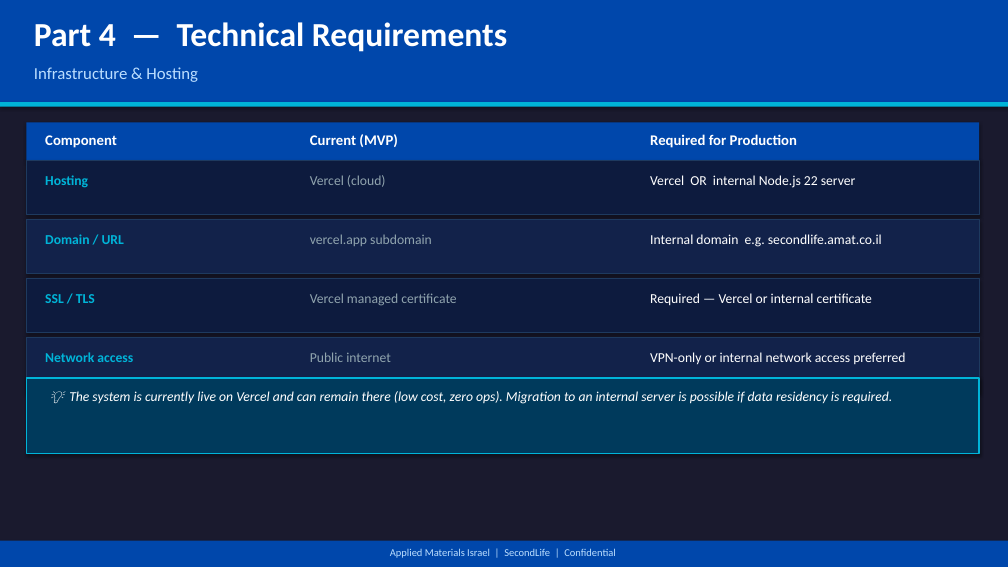
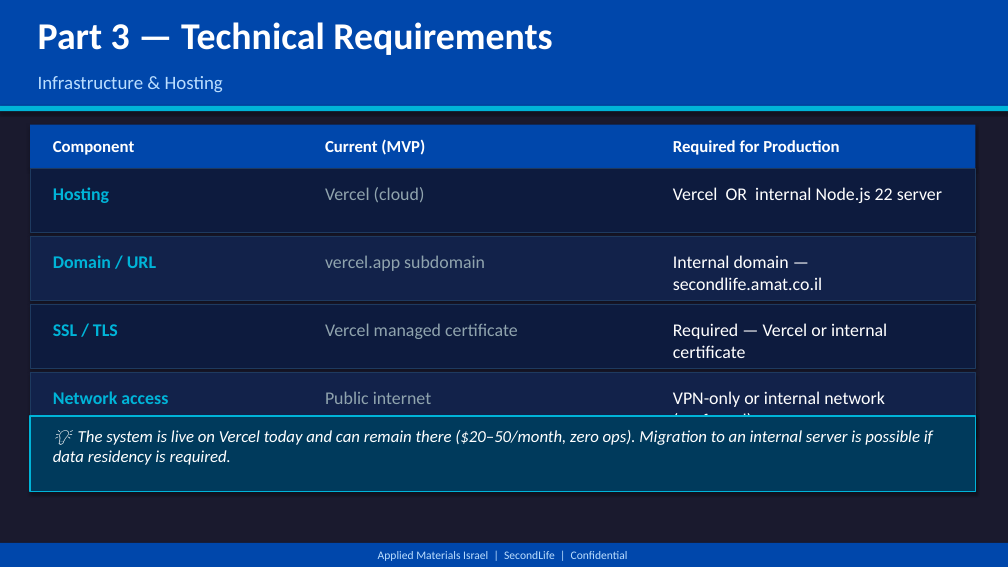
Before and after one commit to Ofekivri/MarketplaceAMAT, a slide deck: slide 8 of docs/SecondLife-IT-Presentation.pptx (slide 7 before the commit). Drawn at 1008x567 pixels with LibreOffice and Linux fonts; fonts in the diff are those of the drawing. Boxes give left, top, right and bottom in pixels: in the first picture for what was removed or moved away, otherwise in the second. Text is boxed around its words. In the diff, an @@ line names an element or a change of style, - is before the commit and + after.

```diff
--- a/docs/SecondLife-IT-Presentation.pptx
+++ b/docs/SecondLife-IT-Presentation.pptx
@@ rectangle resized from (x1=0, y1=0, x2=1008, y2=102) to (x1=0, y1=0, x2=1008, y2=106) @@
@@ text at (x1=38, y1=22, x2=552, y2=55): text changed; size 32 to 36 pt @@
-Part 4 — Technical Requirements
+Part 3 — Technical Requirements
@@ text "Infrastructure & Hosting" moved from (x1=34, y1=67, x2=198, y2=82) to (x1=38, y1=76, x2=223, y2=92) @@
@@ text "Infrastructure & Hosting" at (x1=38, y1=76, x2=223, y2=92): size 16 to 18 pt @@
@@ rectangle moved from (x1=0, y1=102, x2=1008, y2=107) to (x1=0, y1=106, x2=1008, y2=111) @@
@@ rectangle resized from (x1=26, y1=123, x2=979, y2=160) to (x1=30, y1=125, x2=975, y2=169) @@
@@ text "Component" moved from (x1=45, y1=135, x2=117, y2=148) to (x1=53, y1=141, x2=135, y2=155) @@
@@ text "Current (MVP)" moved from (x1=310, y1=134, x2=398, y2=147) to (x1=325, y1=139, x2=425, y2=155) @@
@@ size 14 to 16 pt in 3 elements at (x1=53, y1=141, x2=135, y2=155), (x1=325, y1=139, x2=425, y2=155), (x1=673, y1=140, x2=839, y2=155) @@
@@ text "Required for Production" moved from (x1=650, y1=134, x2=797, y2=148) to (x1=673, y1=140, x2=839, y2=155) @@
@@ rectangle resized from (x1=26, y1=160, x2=979, y2=215) to (x1=30, y1=169, x2=975, y2=232) @@
@@ text "Hosting" moved from (x1=45, y1=175, x2=88, y2=188) to (x1=53, y1=187, x2=109, y2=203) @@
@@ text "Vercel (cloud)" moved from (x1=310, y1=175, x2=386, y2=187) to (x1=325, y1=187, x2=425, y2=202) @@
@@ text "Vercel OR internal Node.js 22 ..." moved from (x1=650, y1=175, x2=856, y2=188) to (x1=673, y1=187, x2=942, y2=203) @@
@@ rectangle resized from (x1=26, y1=219, x2=979, y2=274) to (x1=30, y1=237, x2=975, y2=300) @@
@@ text "Domain / URL" moved from (x1=45, y1=234, x2=124, y2=244) to (x1=53, y1=255, x2=156, y2=268) @@
@@ text "vercel.app subdomain" moved from (x1=310, y1=234, x2=432, y2=246) to (x1=325, y1=255, x2=485, y2=271) @@
@@ text at (x1=673, y1=255, x2=822, y2=290): text changed; size 13 to 17 pt @@
-Internal domain e.g. secondlife.amat.co.il
+Internal domain — secondlife.amat.co.il
@@ rectangle resized from (x1=26, y1=278, x2=979, y2=333) to (x1=30, y1=305, x2=975, y2=368) @@
@@ text "SSL / TLS" moved from (x1=45, y1=294, x2=95, y2=303) to (x1=53, y1=324, x2=118, y2=336) @@
@@ text "Vercel managed certificate" moved from (x1=310, y1=293, x2=456, y2=305) to (x1=325, y1=323, x2=518, y2=339) @@
@@ text "Required — Vercel or internal ..." moved from (x1=650, y1=293, x2=872, y2=306) to (x1=673, y1=323, x2=887, y2=358) @@
@@ rectangle resized from (x1=26, y1=337, x2=979, y2=392) to (x1=30, y1=373, x2=975, y2=436) @@
@@ text "Network access" moved from (x1=45, y1=352, x2=133, y2=362) to (x1=53, y1=391, x2=168, y2=404) @@
@@ size 13 to 17 pt in 10 elements at (x1=53, y1=187, x2=109, y2=203), (x1=325, y1=187, x2=425, y2=202), (x1=673, y1=187, x2=942, y2=203), (x1=53, y1=255, x2=156, y2=268), (x1=325, y1=255, x2=485, y2=271), (x1=53, y1=324, x2=118, y2=336), (x1=325, y1=323, x2=518, y2=339), (x1=673, y1=323, x2=887, y2=358), (x1=53, y1=391, x2=168, y2=404), (x1=325, y1=391, x2=431, y2=404) @@
@@ text "Public internet" moved from (x1=310, y1=352, x2=391, y2=362) to (x1=325, y1=391, x2=431, y2=404) @@
@@ rectangle resized from (x1=26, y1=378, x2=979, y2=454) to (x1=30, y1=416, x2=975, y2=492) @@
@@ text at (x1=673, y1=391, x2=885, y2=431): text changed; size 13 to 17 pt @@
-VPN-only or internal network access preferred
+VPN-only or internal network (preferred)
@@ text at (x1=53, y1=430, x2=933, y2=465): text changed; size 13 to 16 pt @@
-💡 The system is currently live on Vercel and can remain there (low cost, zero ops). Migration to an internal server is possible if data residency is required.
+💡 The system is live on Vercel today and can remain there ($20–50/month, zero ops). Migration to an internal server is possible if data residency is required.
@@ text "Applied Materials Israel | SecondLife ..." at (x1=378, y1=551, x2=628, y2=561): size 10 to 11 pt @@
```
Also in this commit, not shown: 8 other slides changed, 4 slides added, 1 slide removed, 1 other file.
